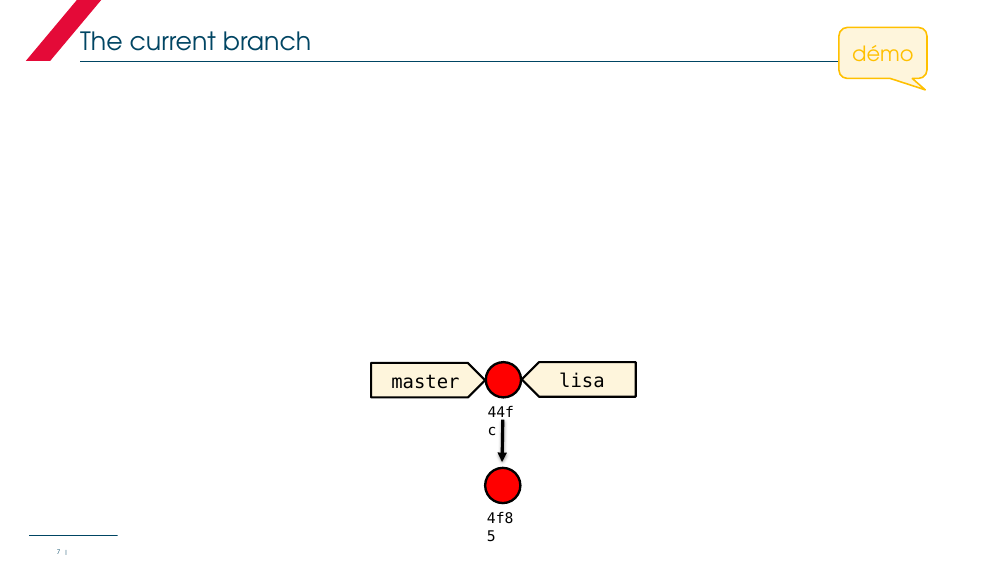
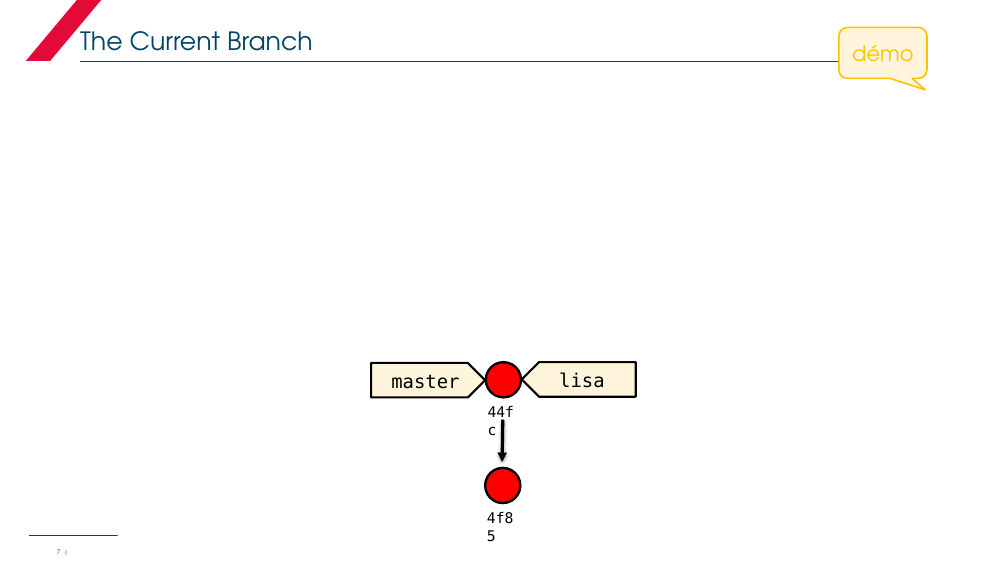
Before and after one commit to kmahmou/passion, a slide deck: slide 7 of docs/ppt/git_module_02.pptx. Drawn at 1008x567 pixels with LibreOffice and Linux fonts; fonts in the diff are those of the drawing; background and template pictures are left out. Boxes give left, top, right and bottom in pixels: in the first picture for what was removed or moved away, otherwise in the second. Text is boxed around its words. In the diff, an @@ line names an element or a change of style, - is before the commit and + after.

```diff
--- a/docs/ppt/git_module_02.pptx
+++ b/docs/ppt/git_module_02.pptx
@@ title at (80, 24, 313, 62): text changed @@
-The current branch
+The Current Branch
```
Also in this commit, not shown: 2 other slides changed, 1 other file.
